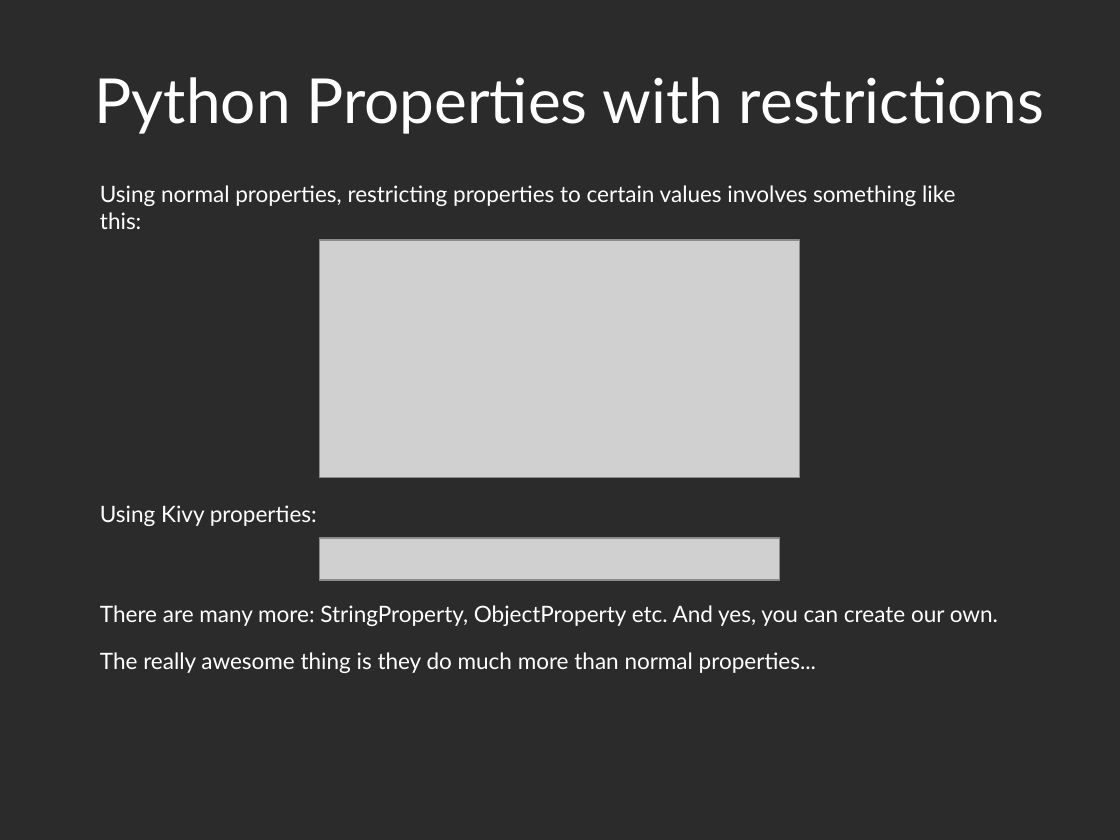
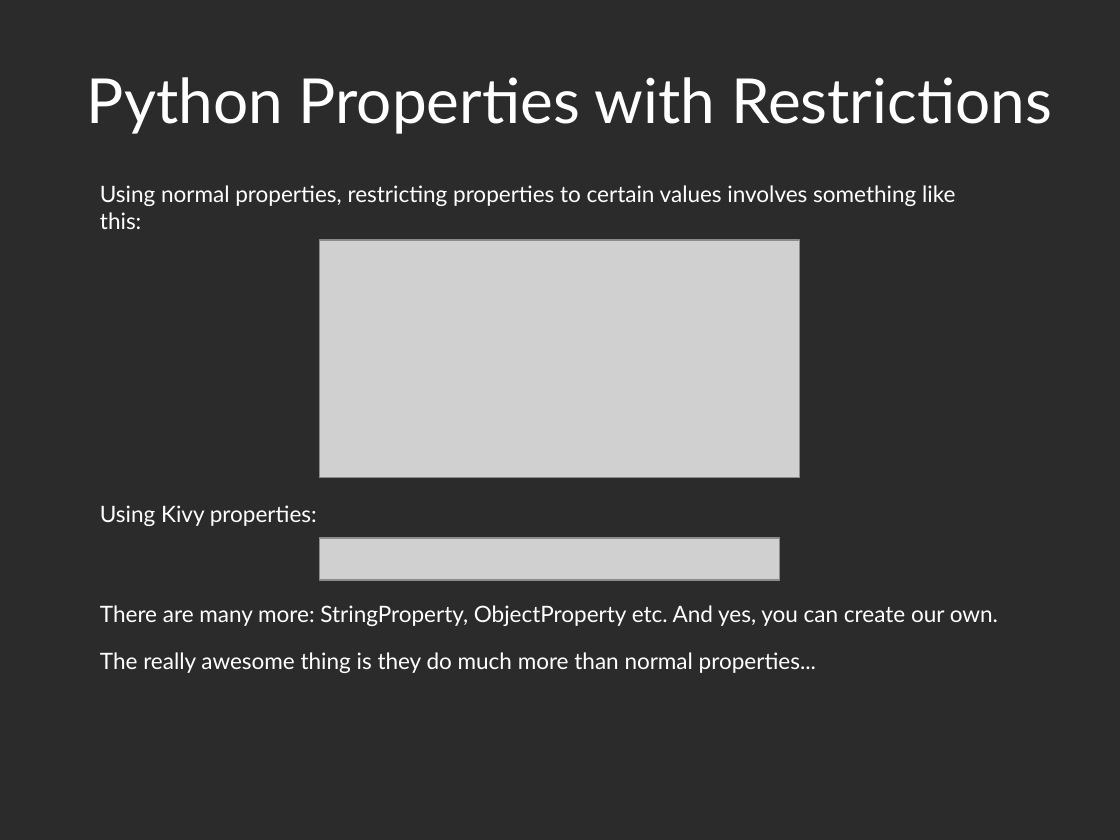
Before and after one commit to Zen-CODE/kivybits, a slide deck: slide 19 of PyCon/ZA 2013/PyCon.odp. Drawn at 1120x840 pixels with LibreOffice and Linux fonts; fonts in the diff are those of the drawing; grey boxes stand for pictures; background and template pictures are left out; a plain dark background stands for a picture behind light text. Boxes give left, top, right and bottom in pixels: in the first picture for what was removed or moved away, otherwise in the second. Text is boxed around its words. In the diff, an @@ line names an element or a change of style, - is before the commit and + after.

```diff
--- a/PyCon/ZA 2013/PyCon.odp
+++ b/PyCon/ZA 2013/PyCon.odp
@@ title at (x1=87, y1=77, x2=1052, y2=134): text changed @@
-Python Properties with restrictions
+Python Properties with Restrictions
```
Also in this commit, not shown: 17 other slides changed, 1 slide removed, 1 other file.
